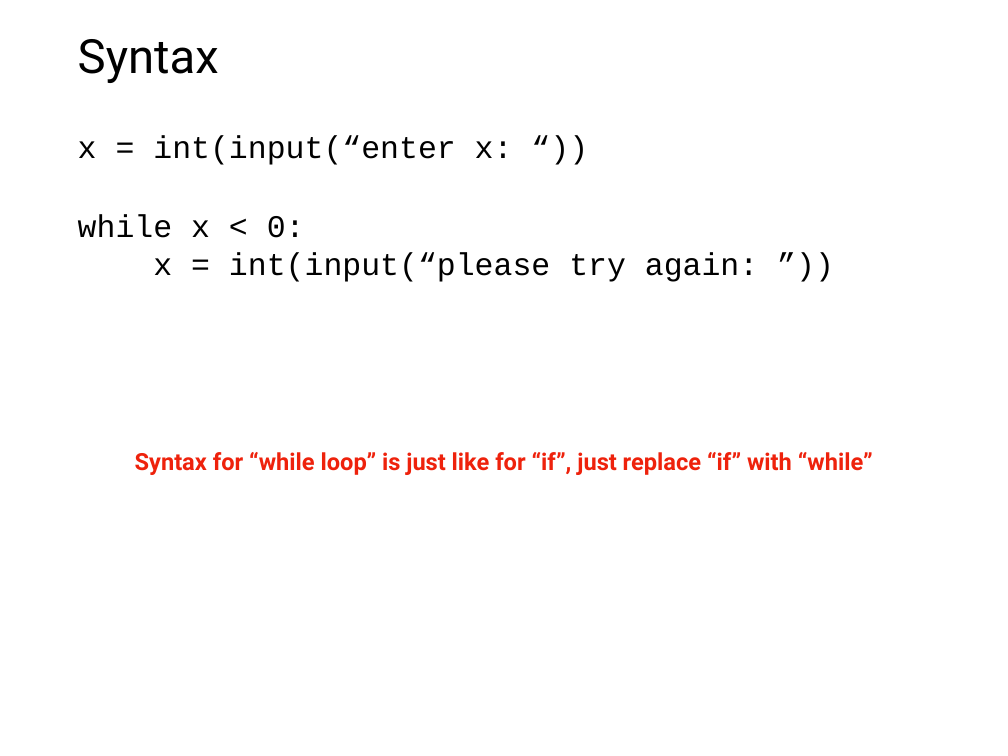
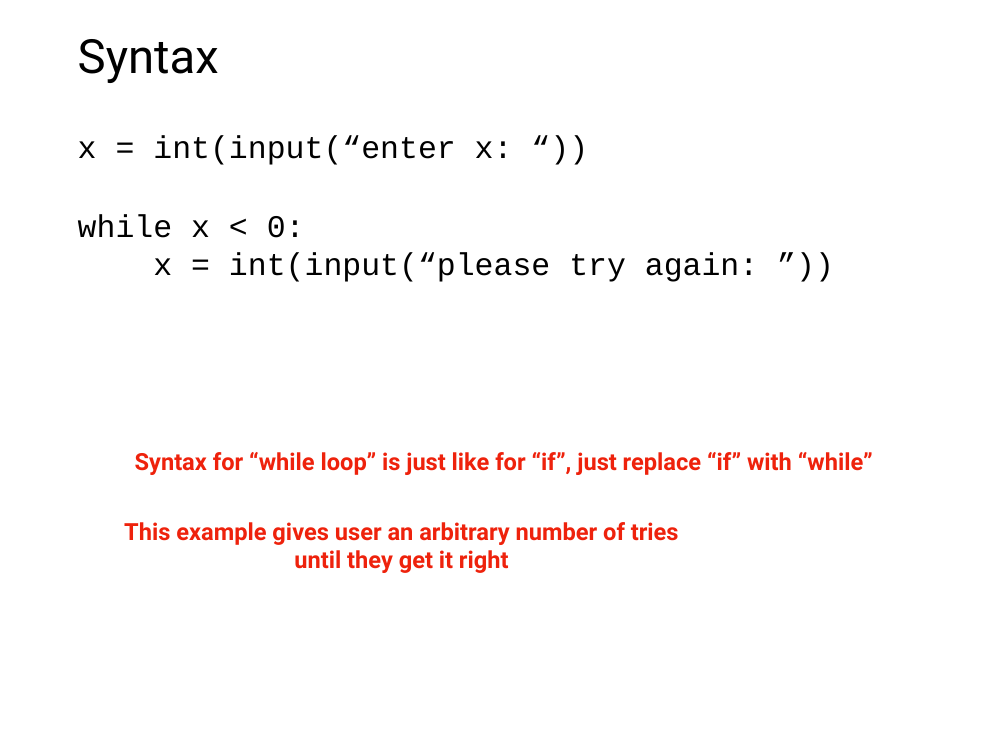
Before and after one commit to tylerharter/caraza-harter-com, a slide deck: slide 19 of tyler/meena/cs220/f21/materials/lec_11_F21.ppt (slide 22 before the commit). Drawn at 1008x756 pixels with LibreOffice and Linux fonts; fonts in the diff are those of the drawing. Boxes give left, top, right and bottom in pixels: in the first picture for what was removed or moved away, otherwise in the second. Text is boxed around its words. In the diff, an @@ line names an element or a change of style, - is before the commit and + after.

```diff
--- a/tyler/meena/cs220/f21/materials/lec_11_F21.ppt
+++ b/tyler/meena/cs220/f21/materials/lec_11_F21.ppt
@@ text added at box(124, 522, 679, 573), 24 pt, text #EE220C, bold @@
+This example gives user an arbitrary number of tries
+until they get it right
```
Also in this commit, not shown: 4 other slides changed, 2 slides added, 4 slides removed, 4 other files.
